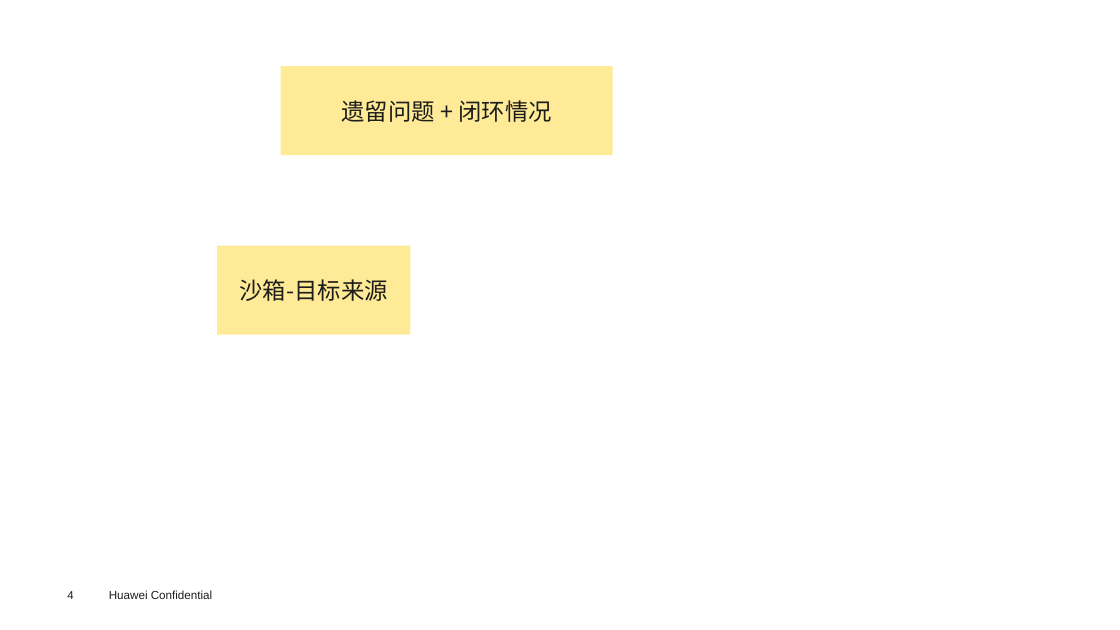
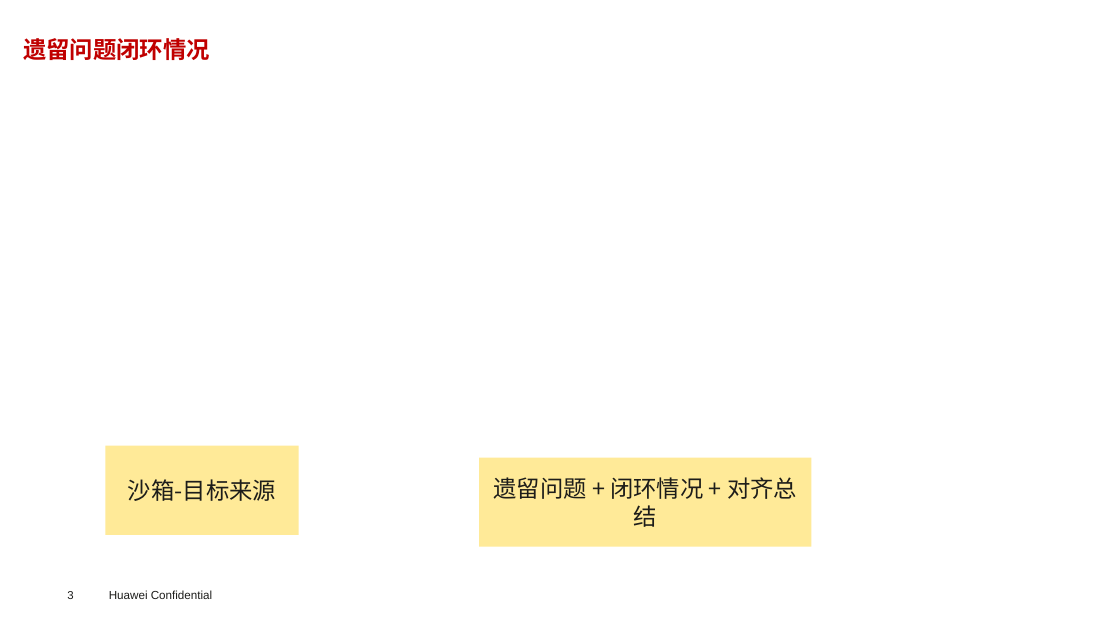
Before and after one commit to sui-zhiyuan/mindvault, a slide deck: slide 3 of slides/Rust_planning.pptx (slide 4 before the commit). Drawn at 1120x630 pixels with LibreOffice and Linux fonts; fonts in the diff are those of the drawing; background and template pictures are left out. Boxes give left, top, right and bottom in pixels: in the first picture for what was removed or moved away, otherwise in the second. Text is boxed around its words. In the diff, an @@ line names an element or a change of style, - is before the commit and + after.

```diff
--- a/slides/Rust_planning.pptx
+++ b/slides/Rust_planning.pptx
@@ title added at (x1=23, y1=38, x2=210, y2=60), 20 pt, text #C00000, bold @@
+遗留问题闭环情况
@@ rectangle "沙箱-目标来源" moved from (x1=217, y1=245, x2=411, y2=334) to (x1=106, y1=446, x2=299, y2=535) @@
@@ rectangle "遗留问题 + 闭环情况 + 对齐总结" moved from (x1=280, y1=66, x2=613, y2=155) to (x1=479, y1=458, x2=812, y2=547) @@
@@ text in rectangle at (x1=493, y1=477, x2=797, y2=527): text changed @@
-遗留问题 + 闭环情况
+遗留问题 + 闭环情况 + 对齐总结
@@ page number at (x1=67, y1=591, x2=73, y2=599): text changed @@
-4
+3
```
Also in this commit, not shown: 1 slide added, 1 slide removed, 3 other files.
